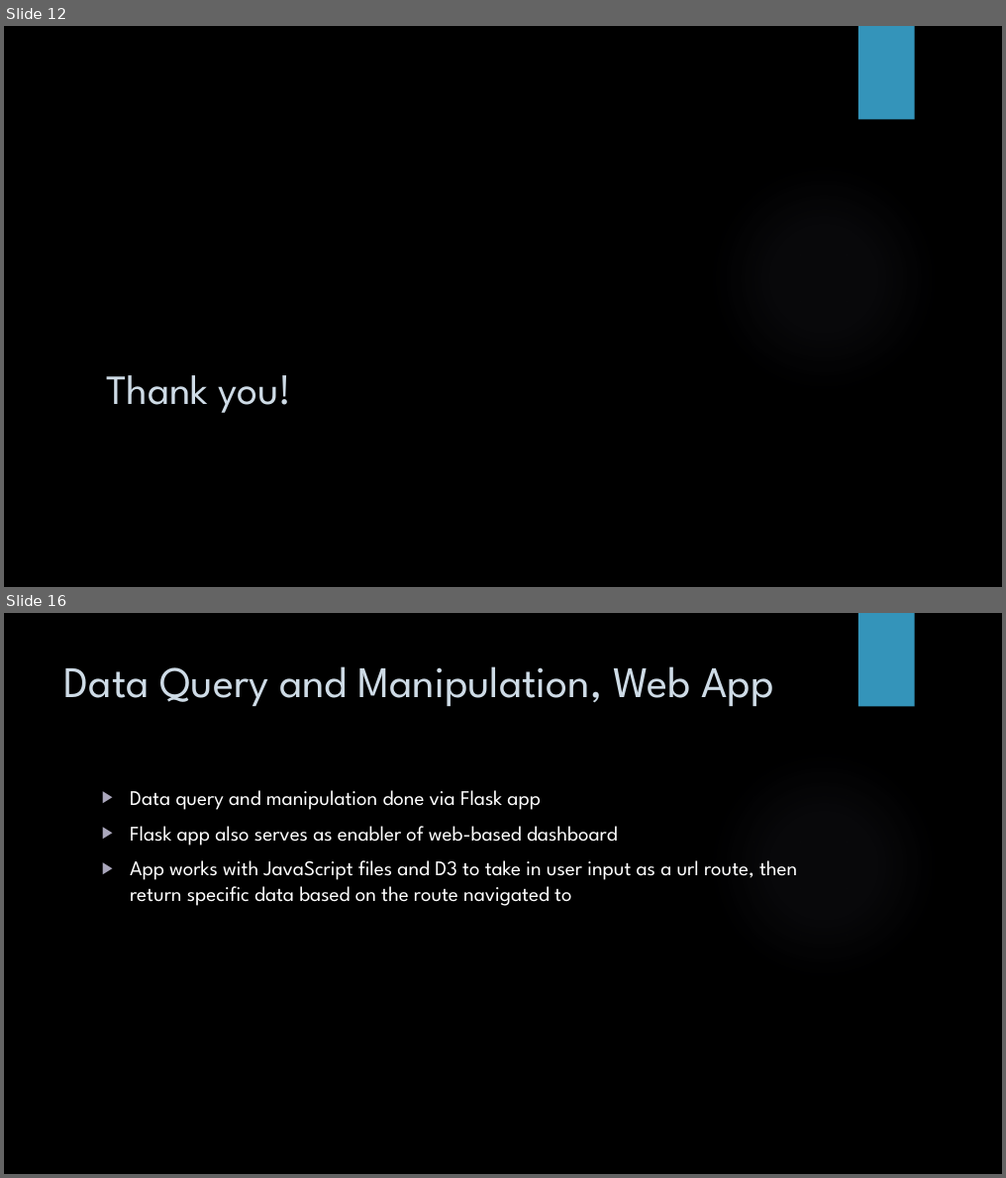
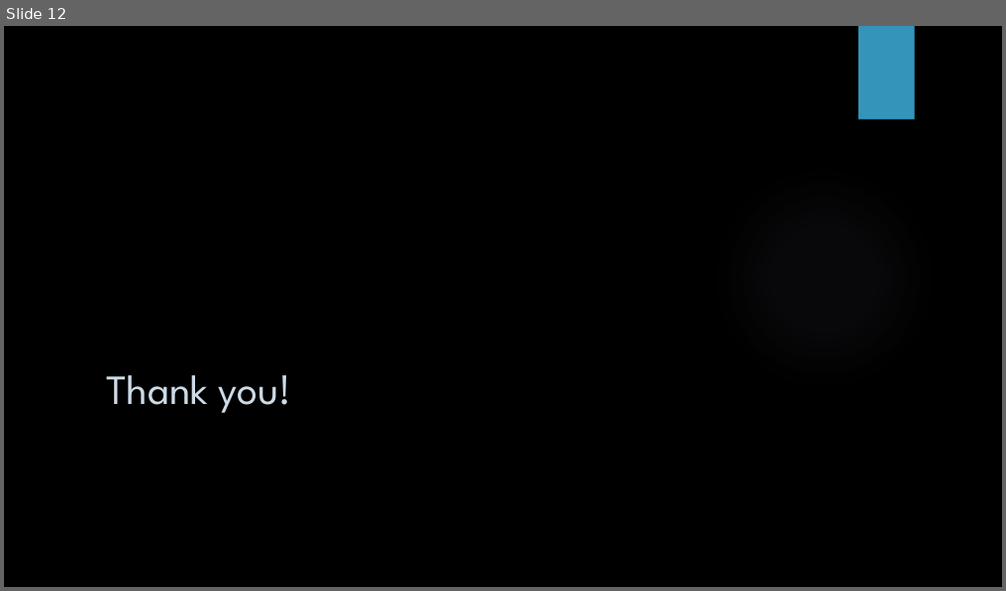
Before and after one commit to jpicca/airQualityViz, a slide deck: Presentation.pptx. Shown one above the other, each under a label of ours: slides 12 and 16 before the commit, slide 12 after it; the slides between them are not shown. The pictures are 1006x1178 and 1006x591 pixels, drawn with LibreOffice and Linux fonts; fonts in the diff are those of the drawing; background and template pictures are left out. Boxes give left, top, right and bottom in pixels: in the first picture for what was removed or moved away, otherwise in the second. Text is boxed around its words. In the diff, an @@ line names an element or a change of style, - is before the commit and + after.

```diff
--- a/Presentation.pptx
+++ b/Presentation.pptx
@@ slide 16 removed at <box>4,613,1002,1174</box>, background picture (left out); not listed: 2 template elements that a slide beside it also shows @@
@@ title removed at <box>64,666,773,706</box> @@
-Data Query and Manipulation, Web App
@@ text removed at <box>130,790,797,906</box> @@
-▶ Data query and manipulation done via Flask app
-▶ Flask app also serves as enabler of web-based dashboard
-▶ App works with JavaScript files and D3 to take in user input as a url route, then return specific data based on the route navigated to
```
Also in this commit, not shown: 14 other slides removed.
